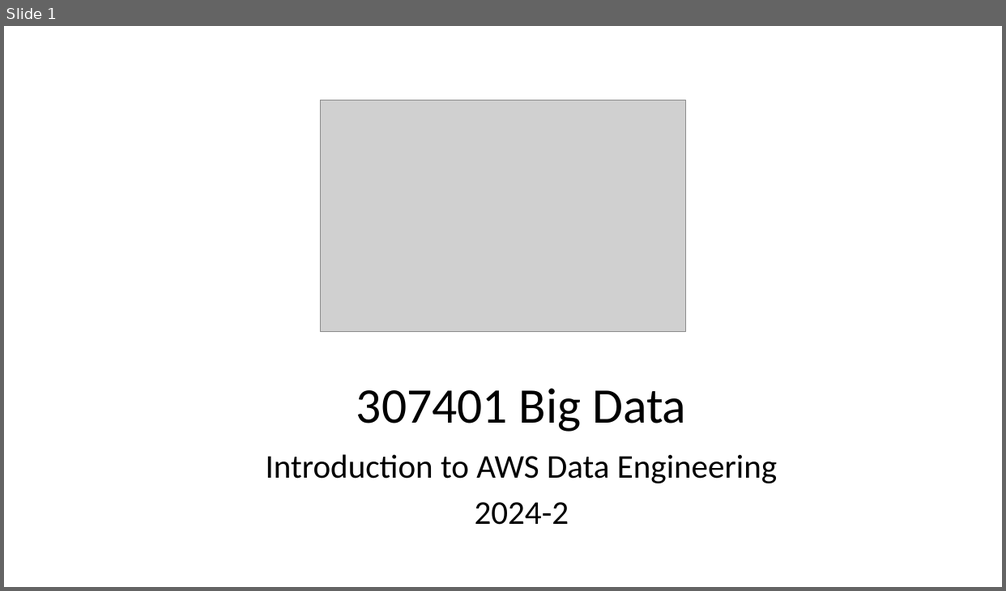
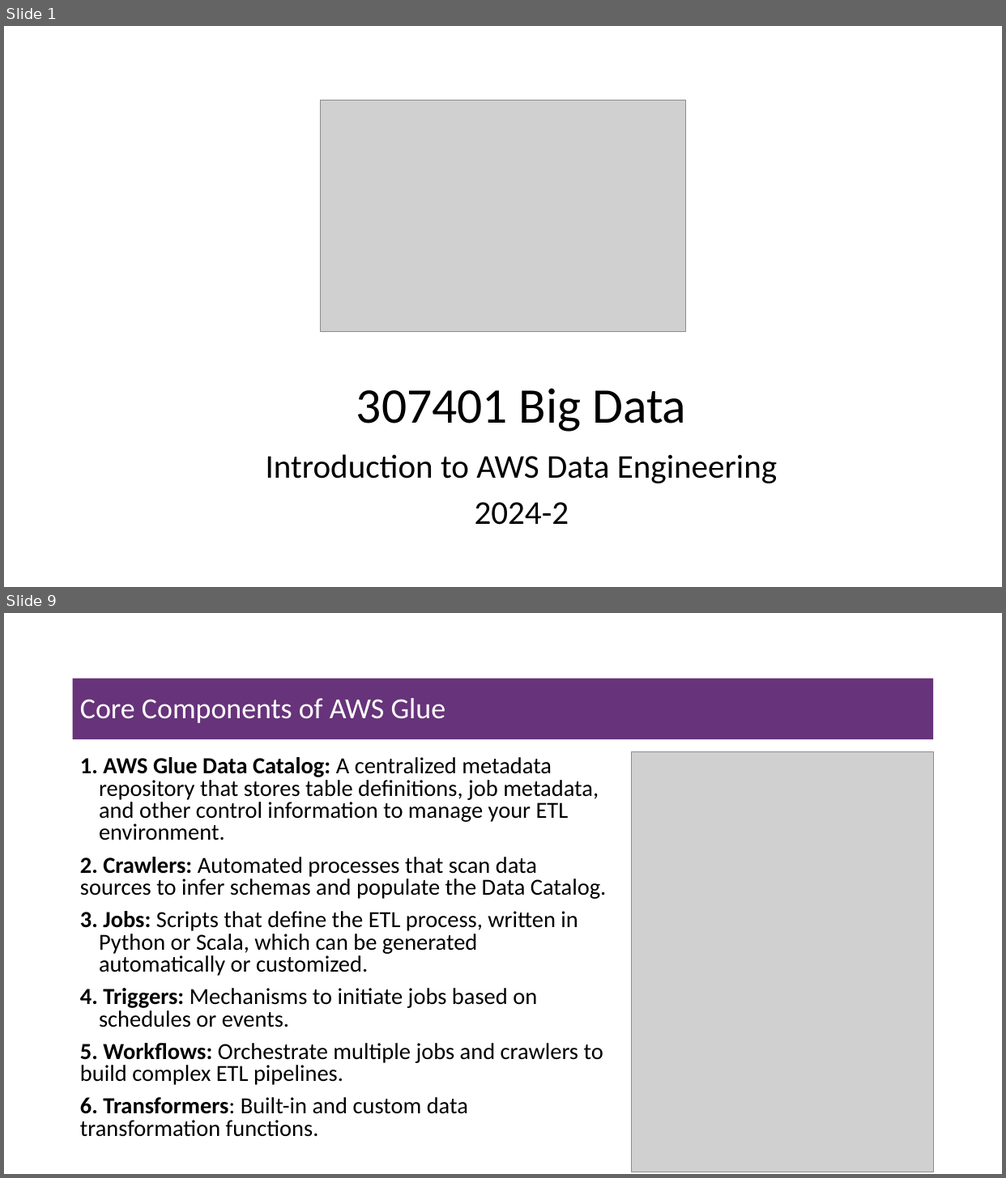
Before and after one commit to msfasha/307401-Big-Data, a slide deck: lecture_notes/section_3_introduction_to_amazon_aws/3-2-Introduction to AWS Data Engineering.pptx. Shown one above the other, each under a label of ours: slide 1 before the commit, slides 1 and 9 after it; the slides between them are not shown. The pictures are 1006x591 and 1006x1178 pixels, drawn with LibreOffice and Linux fonts; fonts in the diff are those of the drawing; grey boxes stand for pictures; background and template pictures are left out. Boxes give left, top, right and bottom in pixels: in the first picture for what was removed or moved away, otherwise in the second. Text is boxed around its words. In the diff, an @@ line names an element or a change of style, - is before the commit and + after.

```diff
--- a/lecture_notes/section_3_introduction_to_amazon_aws/3-2-Introduction to AWS Data Engineering.pptx
+++ b/lecture_notes/section_3_introduction_to_amazon_aws/3-2-Introduction to AWS Data Engineering.pptx
@@ slide 9 added at (4, 613, 1002, 1174), background #FFFFFF @@
@@ title added at (73, 678, 934, 739), fill #67337A, 28 pt, text #FFFFFF @@
+Core Components of AWS Glue
@@ text added at (80, 757, 607, 1137), 22.2 pt, text #000000 @@
+1. AWS Glue Data Catalog: A centralized metadata repository that stores table definitions, job metadata, and other control information to manage your ETL environment.
+2. Crawlers: Automated processes that scan data sources to infer schemas and populate the Data Catalog.
+3. Jobs: Scripts that define the ETL process, written in Python or Scala, which can be generated automatically or customized.
+4. Triggers: Mechanisms to initiate jobs based on schedules or events.
+5. Workflows: Orchestrate multiple jobs and crawlers to build complex ETL pipelines.
+6. Transformers: Built-in and custom data transformation functions.
@@ picture added at (632, 752, 934, 1172) @@
```
Also in this commit, not shown: 13 slides changed, 57 other slides added, 40 slides removed, 19 other files.
